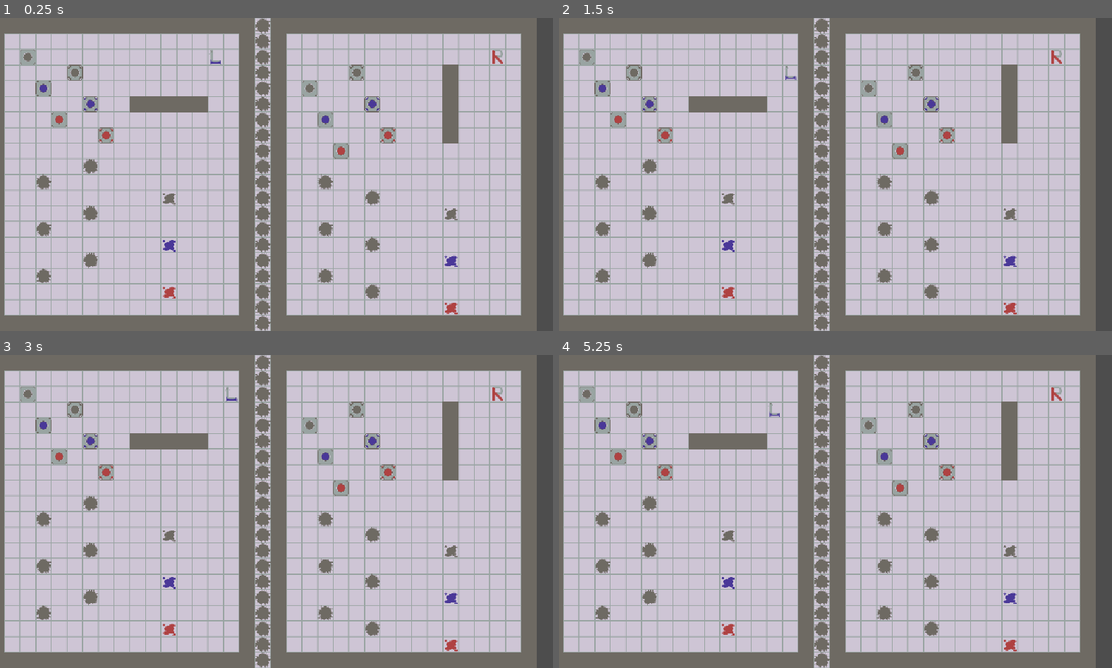
Above: before the commit, frames 1-4 (two rows, left to right).
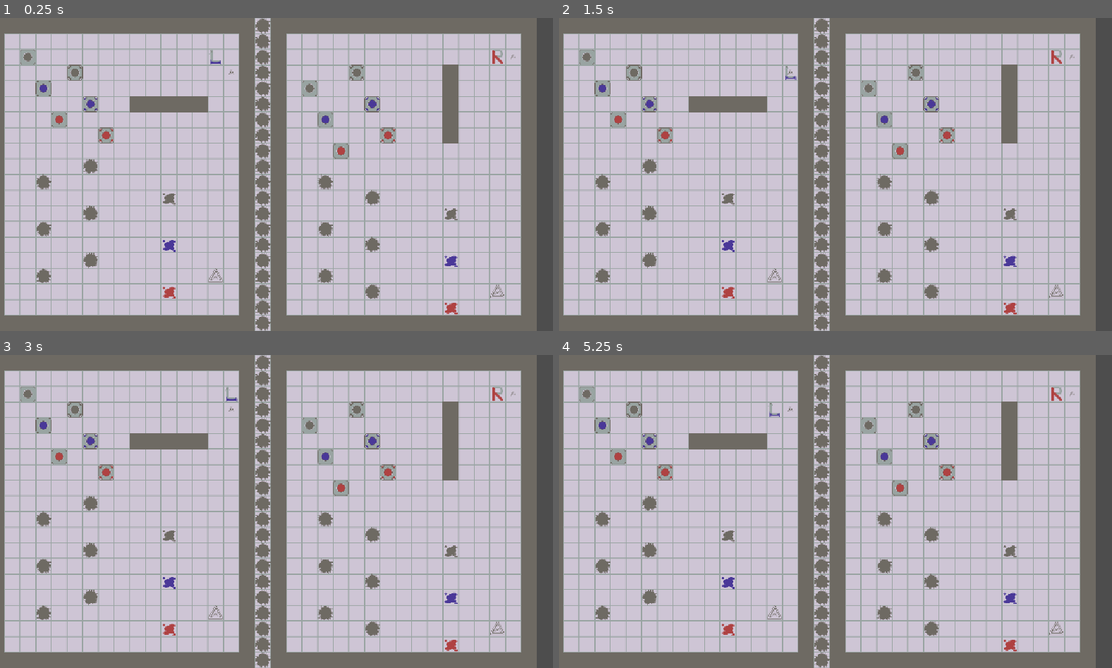
Above: after the commit, the same moments.

Repository: whitsettbe/kcol-f26-gamedevproj-cb
Game: Godot game, scene res://scenes/main.tscn
Same seed, same stepped clock (60 frames per second), same inputs: the game is played once before the commit and once after it.
Inputs:
- Up to frame 1 (0.25 s): no input
- Up to frame 2 (1.5 s): tap Enter at 0.5 s; hold D (L_right) 0.53-1.28 s; tap Space at 1.25 s; hold S (L_down) from 1.28 s (still down)
- Up to frame 3 (3 s): tap Enter at 2 s; release S (L_down) at 2.03 s; hold D (L_right) 2.03-2.78 s; tap Space at 2.75 s; hold W (L_up) from 2.78 s (still down)
- Up to frame 4 (5.25 s): tap Enter at 3.5 s; release W (L_up) at 3.53 s; hold A (L_left) 3.53-5.03 s; tap Space at 4.25 s; hold S (L_down) from 5.03 s (still down)

The runs differ from the first frame. In frame 1, less than 0.1% of the frame differs, in the area x 37-94%, y 11-90%; in frame 2, less than 0.1%; in frame 3, less than 0.1%; in frame 4, less than 0.1%.

Commit message:
Portals teleport players

Diff:
--- a/TornAsunder/scenes/main.tscn
+++ b/TornAsunder/scenes/main.tscn
@@ -5,6 +5,8 @@
 [ext_resource type="TileSet" uid="uid://cog8fixeioj4v" path="res://all_tiles.tres" id="2_tbgi4"]
 [ext_resource type="Script" uid="uid://cql1obqj20n4f" path="res://scripts/entangled.gd" id="4_1bvp3"]
 [ext_resource type="Script" uid="uid://dhm1jiir4y22f" path="res://scripts/player.gd" id="5_tbgi4"]
+[ext_resource type="PackedScene" uid="uid://cuba4r5drblv1" path="res://scenes/portal_in.tscn" id="5_tefeu"]
+[ext_resource type="PackedScene" uid="uid://docdtip3clf4" path="res://scenes/portal_out.tscn" id="6_o6xl0"]
 
 [node name="Main" type="Node2D" unique_id=1700300613]
 script = ExtResource("1_tefeu")
@@ -19,6 +21,20 @@
 
 [node name="FalseOverlays" type="TileMapLayer" parent="." unique_id=434705776]
 tile_set = ExtResource("2_tbgi4")
+
+[node name="PortalIn1" parent="." unique_id=33506769 node_paths=PackedStringArray("target") instance=ExtResource("5_tefeu")]
+position = Vector2(464, 528)
+target = NodePath("../PortalOut1")
+
+[node name="PortalIn2" parent="." unique_id=623405446 node_paths=PackedStringArray("target") instance=ExtResource("5_tefeu")]
+position = Vector2(1040, 560)
+target = NodePath("../PortalOut2")
+
+[node name="PortalOut1" parent="." unique_id=2021694748 instance=ExtResource("6_o6xl0")]
+position = Vector2(496, 112)
+
+[node name="PortalOut2" parent="." unique_id=4450017 instance=ExtResource("6_o6xl0")]
+position = Vector2(1072, 80)
 
 [node name="Block" parent="." unique_id=1094868734 instance=ExtResource("1_ig7tw")]
 position = Vector2(80, 80)
--- /dev/null
+++ b/TornAsunder/scenes/portal_in.tscn
@@ -0,0 +1,23 @@
+[gd_scene format=3 uid="uid://cuba4r5drblv1"]
+
+[ext_resource type="Script" uid="uid://cs3rbhx5olmct" path="res://scripts/portal_in.gd" id="1_7d73i"]
+[ext_resource type="TileSet" uid="uid://cog8fixeioj4v" path="res://all_tiles.tres" id="1_566q2"]
+
+[sub_resource type="RectangleShape2D" id="RectangleShape2D_xa11k"]
+size = Vector2(16, 16)
+
+[node name="PortalIn" type="Area2D" unique_id=756625967]
+collision_layer = 0
+script = ExtResource("1_7d73i")
+metadata/_edit_group_ = true
+
+[node name="TileMapLayer" type="TileMapLayer" parent="." unique_id=848312568]
+position = Vector2(-16, -16)
+tile_map_data = PackedByteArray(0, 0, 0, 0, 0, 0, 0, 0, 0, 0, 3, 0, 0, 0)
+tile_set = ExtResource("1_566q2")
+
+[node name="CollisionShape2D" type="CollisionShape2D" parent="." unique_id=1897014404]
+shape = SubResource("RectangleShape2D_xa11k")
+
+[connection signal="area_entered" from="." to="." method="_on_area_entered"]
+[connection signal="body_entered" from="." to="." method="_on_body_entered"]
--- /dev/null
+++ b/TornAsunder/scenes/portal_out.tscn
@@ -0,0 +1,20 @@
+[gd_scene format=3 uid="uid://docdtip3clf4"]
+
+[ext_resource type="TileSet" uid="uid://cog8fixeioj4v" path="res://all_tiles.tres" id="1_bsiks"]
+[ext_resource type="Script" uid="uid://7fg4735g2e14" path="res://scripts/portal_out.gd" id="1_ieggm"]
+
+[sub_resource type="RectangleShape2D" id="RectangleShape2D_ieggm"]
+size = Vector2(16, 16)
+
+[node name="PortalOut" type="Area2D" unique_id=20745320]
+collision_layer = 0
+script = ExtResource("1_ieggm")
+metadata/_edit_group_ = true
+
+[node name="TileMapLayer" type="TileMapLayer" parent="." unique_id=914210247]
+position = Vector2(-16, -16)
+tile_map_data = PackedByteArray(0, 0, 0, 0, 0, 0, 0, 0, 1, 0, 3, 0, 0, 0)
+tile_set = ExtResource("1_bsiks")
+
+[node name="CollisionShape2D" type="CollisionShape2D" parent="." unique_id=125153396]
+shape = SubResource("RectangleShape2D_ieggm")
--- /dev/null
+++ b/TornAsunder/scripts/portal_in.gd
@@ -0,0 +1,26 @@
+extends Area2D
+class_name PortalIn
+
+@export var target : PortalOut
+
+
+# Called when the node enters the scene tree for the first time.
+func _ready() -> void:
+	assert(target != null,
+		"Portal {0} needs a target".format([self]))
+
+
+# Called every frame. 'delta' is the elapsed time since the previous frame.
+func _process(delta: float) -> void:
+	pass
+
+# Called when an Area2D enters the collision region.
+# 'area' is the entering Area2D node
+func _on_area_entered(area: Area2D) -> void:
+
+	# Ignore non-players
+	if not area is Player:
+		return
+
+	# Teleport the block to the output
+	area.position += (target.position - self.position)
--- /dev/null
+++ b/TornAsunder/scripts/portal_out.gd
@@ -0,0 +1,11 @@
+extends Area2D
+class_name PortalOut
+
+# Called when the node enters the scene tree for the first time.
+func _ready() -> void:
+	pass # Replace with function body.
+
+
+# Called every frame. 'delta' is the elapsed time since the previous frame.
+func _process(delta: float) -> void:
+	pass
Not shown, added: TornAsunder/scripts/portal_in.gd.uid
Not shown, added: TornAsunder/scripts/portal_out.gd.uid
